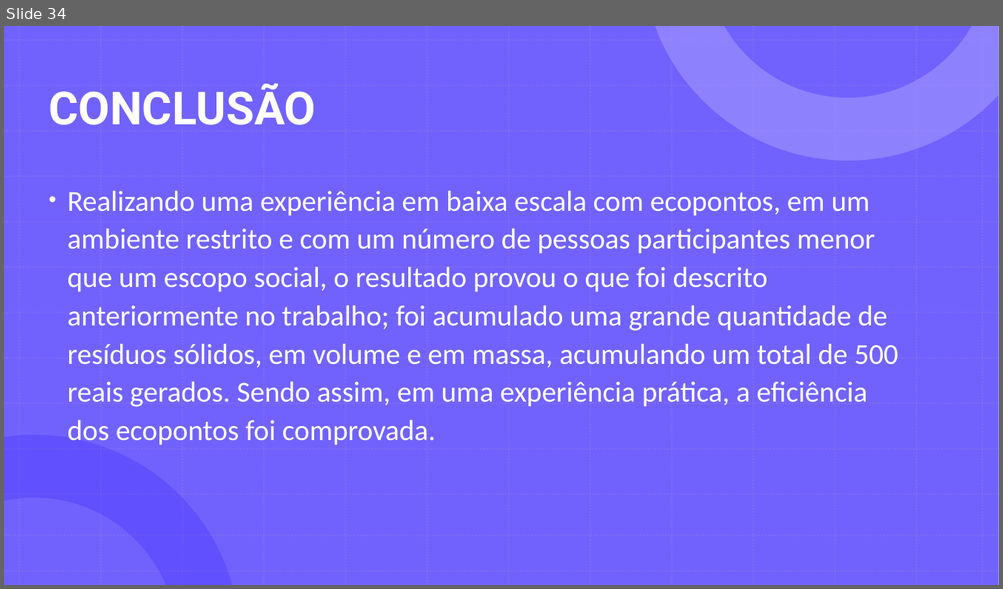
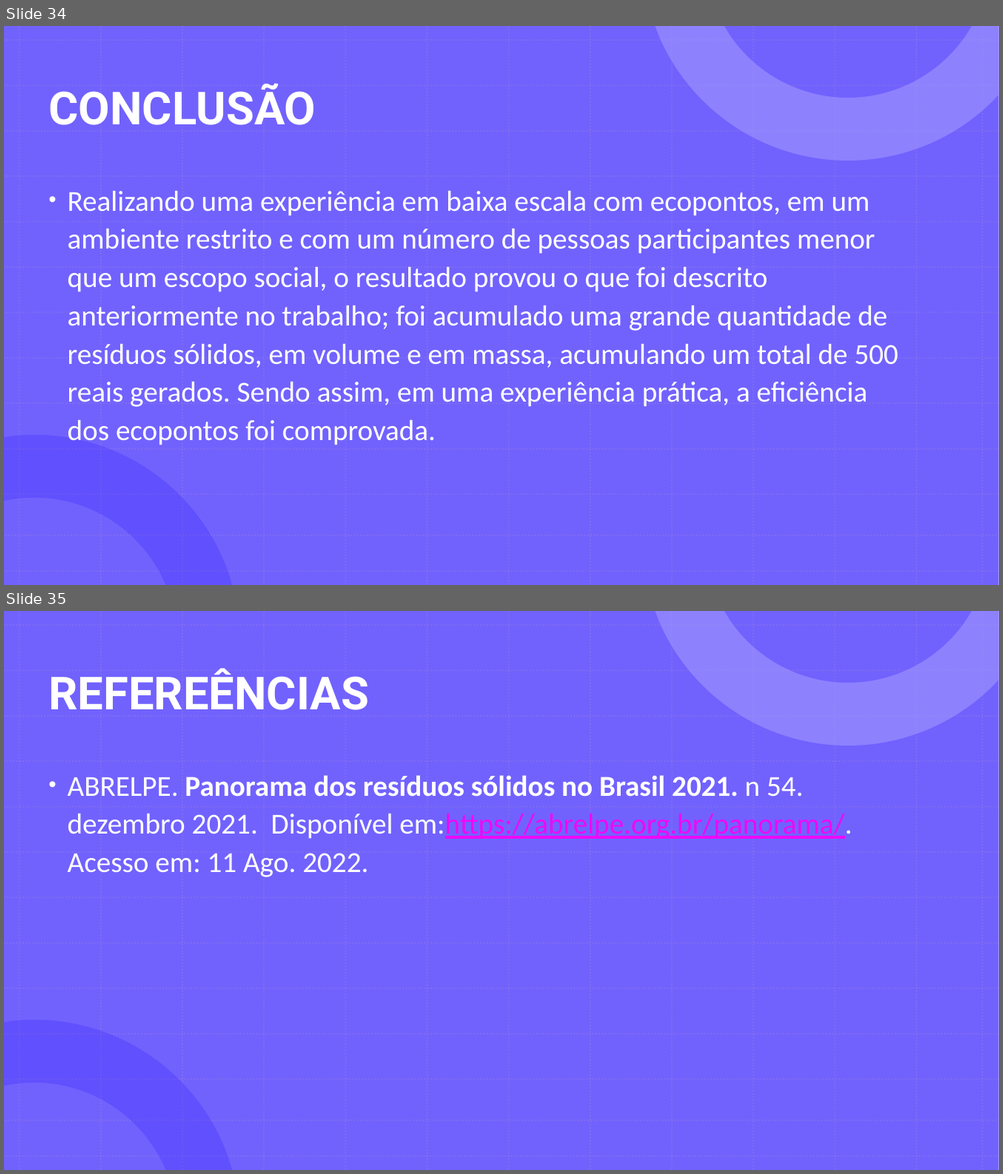
Before and after one commit to GabrielDSS0/ETEC-Coisas-Escolares, a slide deck: 1 etim ds 2022/EAMT/Trabalho Acadêmico/Relatório (a importância dos ecopontos)/A importância da separação dos recicláveis 3/Ecopontos - EAMT.pptx. Shown one above the other, each under a label of ours: slide 34 before the commit, slides 34 and 35 after it. The pictures are 1003x589 and 1003x1174 pixels, drawn with LibreOffice and Linux fonts; fonts in the diff are those of the drawing. Boxes give left, top, right and bottom in pixels: in the first picture for what was removed or moved away, otherwise in the second. Text is boxed around its words. In the diff, an @@ line names an element or a change of style, - is before the commit and + after.

Commit message:
update EAMT

```diff
--- a/1 etim ds 2022/EAMT/Trabalho Acadêmico/Relatório (a importância dos ecopontos)/A importância da separação dos recicláveis 3/Ecopontos - EAMT.pptx
+++ b/1 etim ds 2022/EAMT/Trabalho Acadêmico/Relatório (a importância dos ecopontos)/A importância da separação dos recicláveis 3/Ecopontos - EAMT.pptx
@@ slide 35 added at bbox=[4, 611, 999, 1170], background #FFFFFF; not listed: 29 template elements that a slide beside it also shows @@
@@ title added at bbox=[48, 668, 368, 710], 44 pt, text #FFFFFF, bold @@
+REFEREÊNCIAS
@@ text added at bbox=[68, 775, 851, 877], 28 pt, text #FFFFFF @@
+• ABRELPE. Panorama dos resíduos sólidos no Brasil 2021. n 54. dezembro 2021. Disponível em:https://abrelpe.org.br/panorama/. Acesso em: 11 Ago. 2022.
```
